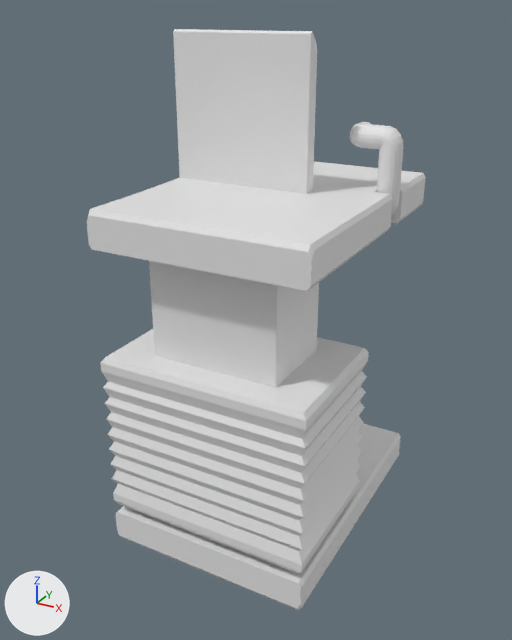
The OBJ model res/meshes/filter_press.obj: old version first, new version second.
Camera for both pictures: a 50 mm camera at (4.34, -10.36, 3.72) aimed at (-0.12, -2.24, -0.34). Every picture has the same lights, and +X, +Y and +Z are marked at lower left. Where no turn or scale is listed for an object, it has been applied to the vertices.
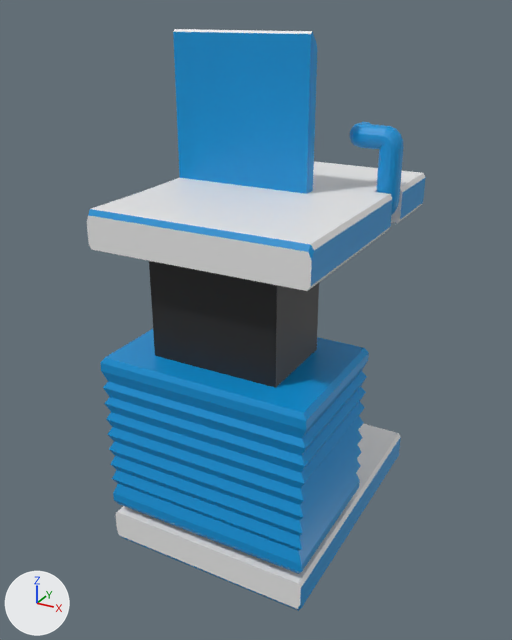
What differs and where, as boxes [x1, y1, x2, y2] in the pictures (512 x 640 px):
'Cube.001', recoloured (white to blue)
    both: [350, 122, 404, 215]
part 1 of me_cube, recoloured (white to blue)
    both: [88, 32, 426, 611]
part 2 of me_cube, recoloured (white to black)
    both: [149, 261, 319, 388]

The change, as a list of edits to the scene's bpy script:
```text
Add mat_filters_002:
    mat_filters_002 = principled_material('Filters.002')
    mat_filters_002.base_color = (0.0, 0.29, 0.68)  # blue #0093d7
    mat_filters_002.roughness = 0.431
Add mat_material_001:
    mat_material_001 = principled_material('Material.001')
    mat_material_001.base_color = (0.0204, 0.0204, 0.0204)  # black #272727
    mat_material_001.roughness = 0.526
Change me_cube:
    where me_cube.from_pydata(...)  # 221 vertices, 438 faces; spans x -1.5..1.5, y -4.0..0.0, z -3.5..3.47
    used by ob_cube; location = (0.0, 0.0, 0.0)
    me_cube part 1: 242 faces spanning x -1.5..1.5, y -4.0..0.0, z -3.5..3.47 switch from mat_material (white #e7e7e7) to mat_filters_002 (blue #0093d7)
    me_cube part 2: 8 faces spanning x -0.9..0.9, y -3.6..-2.4, z -0.5..1.0 switch from mat_material (white #e7e7e7) to mat_material_001 (black #272727)
Change me_cube_001:
    where me_cube_001.from_pydata(...)  # 340 vertices, 640 faces; spans x 0.754..1.52, y -1.433..-1.077, z 1.094..2.331
    remove me_cube_001.materials.append(mat_none)  # white #e7e7e7
    add me_cube_001.materials.append(mat_filters_002)  # blue #0093d7
```
